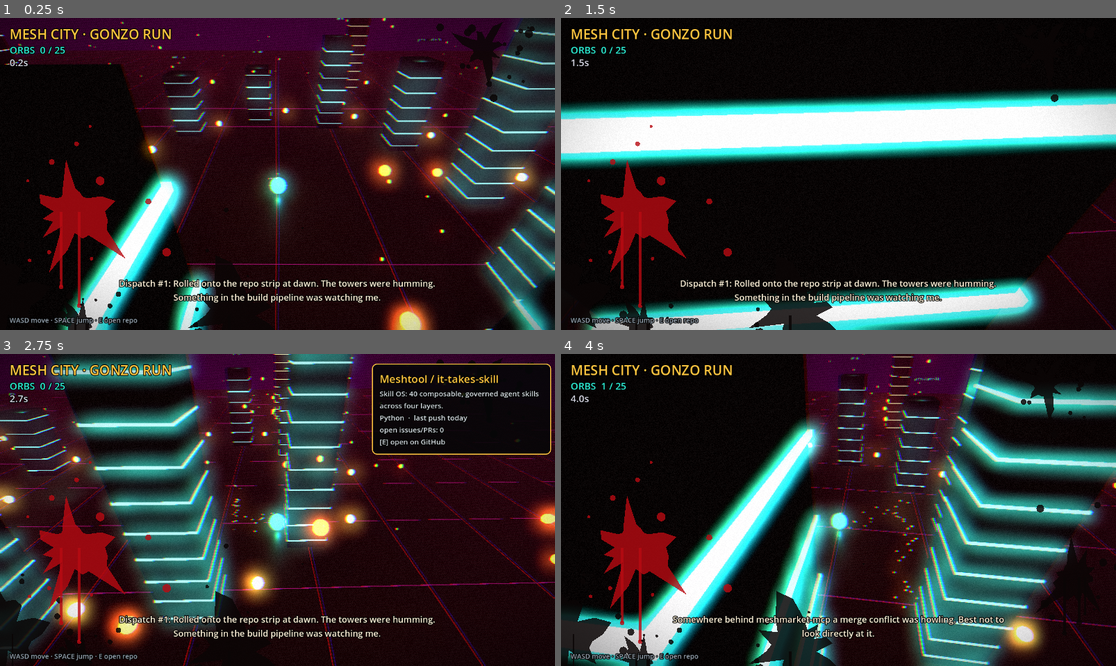
Above: before the commit, frames 1-4 (two rows, left to right).
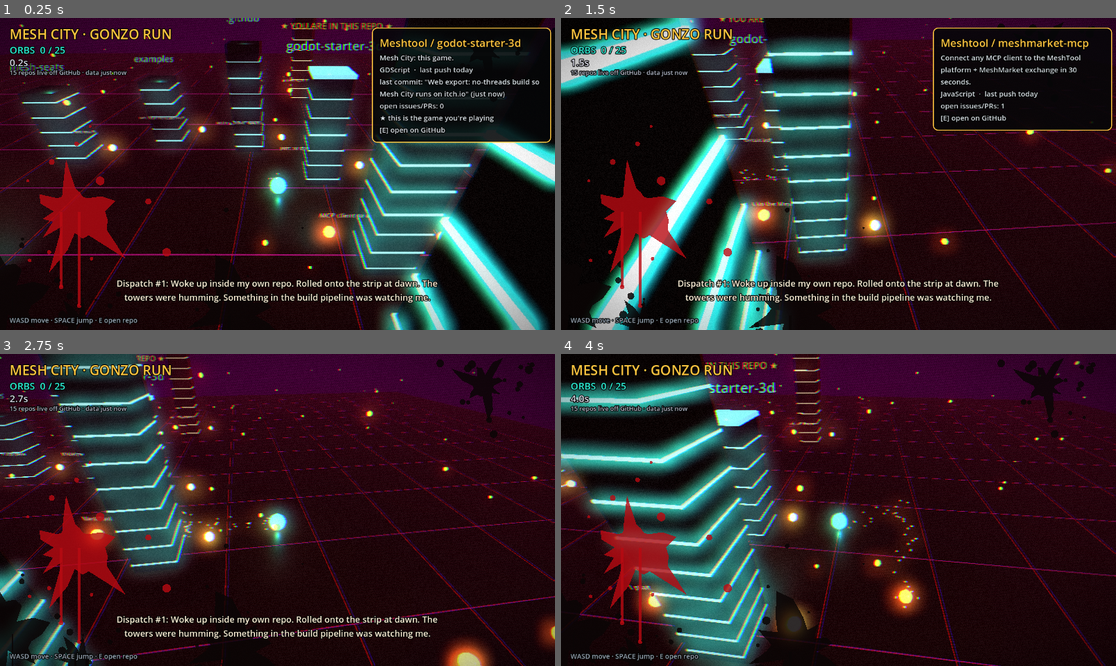
Above: after the commit, the same moments.

Repository: Meshtool/godot-starter-3d
Game: Godot game, scene res://main.tscn
Same seed, same stepped clock (60 frames per second), same inputs: the game is played once before the commit and once after it.
Inputs:
- Up to frame 1 (0.25 s): no input
- Up to frame 2 (1.5 s): tap Enter at 0.5, 1.35 s; hold D (mv_right) 0.53-1.28 s; hold E (open_repo) 0.53-1.28 s; tap Space (mv_jump) at 0.77 s; hold S (mv_back) from 1.28 s (still down)
- Up to frame 3 (2.75 s): tap Space (mv_jump) at 1.52 s; release S (mv_back) at 2.03 s; hold D (mv_right) from 2.03 s (still down); hold E (open_repo) from 2.03 s (still down)
- Up to frame 4 (4 s): release D (mv_right) at 2.78 s; release E (open_repo) at 2.78 s; hold W (mv_fwd) 2.78-3.53 s; tap Enter at 2.85 s; tap Space (mv_jump) at 3.02, 3.77 s; hold A (mv_left) from 3.53 s (still down); hold E (open_repo) from 3.53 s (still down)

The runs differ from the first frame. In frame 1, 61% of the frame differs, in the area x 0-100%, y 0-100%; in frame 2, 66%; in frame 3, 48%; in frame 4, 68%.

Commit message:
Repo shows itself in the game: commit tickers, named issue orbs, language roofs, self tower
fetch_repos.py now pulls each repo's latest commit, open issue/PR titles,
topics and homepage (best-effort per repo, public only, snapshot fallback kept).
Towers scroll their last commit, orbs carry #n tags and read the title on pickup,
cards show commit/topics/items, HUD shows data freshness, and the player spawns
at the door of this game's own repo. Demo run verified: 15 towers, 25 orbs, synced.

Co-Authored-By: Claude Opus 5.5 <noreply@anthropic.com>
Claude-Session: https://claude.ai/code/session_01MgNxVZHFd7e9QxUicJ6U3u

Diff:
--- a/data/repos.json
+++ b/data/repos.json
@@ -1,20 +1,188 @@
 {
-  "generated": "2026-11-05T14:40:00Z",
-  "repos": [
-    {"org":"Meshtool","name":"meshmarket-mcp","desc":"Connect any MCP client to the MeshTool platform + MeshMarket exchange in 30 seconds.","lang":"JavaScript","size":165,"issues":1,"stars":0,"pushed":"2026-10-29T10:05:47Z","archived":false,"url":"https://github.com/Meshtool/meshmarket-mcp"},
-    {"org":"Meshtool","name":"it-takes-skill","desc":"Skill OS: 40 composable, governed agent skills across four layers.","lang":"Python","size":259,"issues":0,"stars":0,"pushed":"2026-10-28T10:43:06Z","archived":false,"url":"https://github.com/Meshtool/it-takes-skill"},
-    {"org":"Meshtool","name":"meshtool-vm","desc":"Local VM where an agent finishes your loose ends, inside a sandbox you control.","lang":"JavaScript","size":88,"issues":2,"stars":0,"pushed":"2026-11-03T09:29:01Z","archived":false,"url":"https://github.com/Meshtool/meshtool-vm"},
-    {"org":"Meshtool","name":"meshtool-sdk","desc":"TypeScript SDK and CLI for the MeshTool API. Published as @meshtool/sdk.","lang":"TypeScript","size":47,"issues":0,"stars":0,"pushed":"2026-10-28T10:43:58Z","archived":false,"url":"https://github.com/Meshtool/meshtool-sdk"},
-    {"org":"Meshtool","name":"meshtool-skills","desc":"Public skill packs for the Meshtool estate.","lang":"Python","size":33,"issues":0,"stars":0,"pushed":"2026-10-29T11:31:08Z","archived":false,"url":"https://github.com/Meshtool/meshtool-skills"},
-    {"org":"Meshtool","name":"devdesk","desc":"Build cockpit over your repos and agents.","lang":"","size":6,"issues":0,"stars":0,"pushed":"2026-11-01T02:22:00Z","archived":false,"url":"https://github.com/Meshtool/devdesk"},
-    {"org":"Meshtool","name":"gate","desc":"One front door for agents into the brain.","lang":"","size":4,"issues":0,"stars":0,"pushed":"2026-11-01T02:23:20Z","archived":false,"url":"https://github.com/Meshtool/gate"},
-    {"org":"Meshtool","name":"mesh-seats","desc":"Per-agent memory and soul files.","lang":"","size":4,"issues":0,"stars":0,"pushed":"2026-11-01T02:24:40Z","archived":false,"url":"https://github.com/Meshtool/mesh-seats"},
-    {"org":"Meshtool","name":"examples","desc":"Copy-paste starters. One command each.","lang":"","size":4,"issues":0,"stars":0,"pushed":"2026-11-01T02:19:20Z","archived":false,"url":"https://github.com/Meshtool/examples"},
-    {"org":"Meshtool","name":".github","desc":"Meshtool org profile: README, laws, and front door.","lang":"","size":18,"issues":0,"stars":0,"pushed":"2026-11-04T05:44:59Z","archived":false,"url":"https://github.com/Meshtool/.github"},
-    {"org":"Meshtool","name":"godot-starter-3d","desc":"Mesh City: this game.","lang":"GDScript","size":10,"issues":0,"stars":0,"pushed":"2026-11-05T14:39:50Z","archived":false,"url":"https://github.com/Meshtool/godot-starter-3d"},
-    {"org":"RightOnPar-LLC","name":"creator-os-runtime","desc":"Control-plane runtime for creator-os: grants, vault, deploy, cog, ledger.","lang":"JavaScript","size":1445,"issues":5,"stars":0,"pushed":"2026-11-05T00:54:00Z","archived":false,"url":"https://github.com/RightOnPar-LLC/creator-os-runtime"},
-    {"org":"RightOnPar-LLC","name":"hideout","desc":"Finds where malware hides on a Windows PC, and follows the money after a scam.","lang":"Rust","size":618,"issues":0,"stars":0,"pushed":"2026-10-30T12:21:21Z","archived":false,"url":"https://github.com/RightOnPar-LLC/hideout"},
-    {"org":"RightOnPar-LLC","name":"edge-revenue-mcp","desc":"Offline-first edge payments MCP with a local append-only ledger.","lang":"Rust","size":49,"issues":0,"stars":0,"pushed":"2026-10-04T05:24:54Z","archived":true,"url":"https://github.com/RightOnPar-LLC/edge-revenue-mcp"},
-    {"org":"RightOnPar-LLC","name":".github","desc":"RightOnPar org profile.","lang":"","size":90,"issues":2,"stars":0,"pushed":"2026-10-24T13:21:09Z","archived":false,"url":"https://github.com/RightOnPar-LLC/.github"}
-  ]
+ "generated": "2026-11-05T14:40:00Z",
+ "self": "Meshtool/godot-starter-3d",
+ "repos": [
+  {
+   "org": "Meshtool",
+   "name": "meshmarket-mcp",
+   "desc": "Connect any MCP client to the MeshTool platform + MeshMarket exchange in 30 seconds.",
+   "lang": "JavaScript",
+   "size": 165,
+   "issues": 1,
+   "stars": 0,
+   "pushed": "2026-10-29T10:05:47Z",
+   "archived": false,
+   "url": "https://github.com/Meshtool/meshmarket-mcp"
+  },
+  {
+   "org": "Meshtool",
+   "name": "it-takes-skill",
+   "desc": "Skill OS: 40 composable, governed agent skills across four layers.",
+   "lang": "Python",
+   "size": 259,
+   "issues": 0,
+   "stars": 0,
+   "pushed": "2026-10-28T10:43:06Z",
+   "archived": false,
+   "url": "https://github.com/Meshtool/it-takes-skill"
+  },
+  {
+   "org": "Meshtool",
+   "name": "meshtool-vm",
+   "desc": "Local VM where an agent finishes your loose ends, inside a sandbox you control.",
+   "lang": "JavaScript",
+   "size": 88,
+   "issues": 2,
+   "stars": 0,
+   "pushed": "2026-11-03T09:29:01Z",
+   "archived": false,
+   "url": "https://github.com/Meshtool/meshtool-vm"
+  },
+  {
+   "org": "Meshtool",
+   "name": "meshtool-sdk",
+   "desc": "TypeScript SDK and CLI for the MeshTool API. Published as @meshtool/sdk.",
+   "lang": "TypeScript",
+   "size": 47,
+   "issues": 0,
+   "stars": 0,
+   "pushed": "2026-10-28T10:43:58Z",
+   "archived": false,
+   "url": "https://github.com/Meshtool/meshtool-sdk"
+  },
+  {
+   "org": "Meshtool",
+   "name": "meshtool-skills",
+   "desc": "Public skill packs for the Meshtool estate.",
+   "lang": "Python",
+   "size": 33,
+   "issues": 0,
+   "stars": 0,
+   "pushed": "2026-10-29T11:31:08Z",
+   "archived": false,
+   "url": "https://github.com/Meshtool/meshtool-skills"
+  },
+  {
+   "org": "Meshtool",
+   "name": "devdesk",
+   "desc": "Build cockpit over your repos and agents.",
+   "lang": "",
+   "size": 6,
+   "issues": 0,
+   "stars": 0,
+   "pushed": "2026-11-01T02:22:00Z",
+   "archived": false,
+   "url": "https://github.com/Meshtool/devdesk"
+  },
+  {
+   "org": "Meshtool",
+   "name": "gate",
+   "desc": "One front door for agents into the brain.",
+   "lang": "",
+   "size": 4,
+   "issues": 0,
+   "stars": 0,
+   "pushed": "2026-11-01T02:23:20Z",
+   "archived": false,
+   "url": "https://github.com/Meshtool/gate"
+  },
+  {
+   "org": "Meshtool",
+   "name": "mesh-seats",
+   "desc": "Per-agent memory and soul files.",
+   "lang": "",
+   "size": 4,
+   "issues": 0,
+   "stars": 0,
+   "pushed": "2026-11-01T02:24:40Z",
+   "archived": false,
+   "url": "https://github.com/Meshtool/mesh-seats"
+  },
+  {
+   "org": "Meshtool",
+   "name": "examples",
+   "desc": "Copy-paste starters. One command each.",
+   "lang": "",
+   "size": 4,
+   "issues": 0,
+   "stars": 0,
+   "pushed": "2026-11-01T02:19:20Z",
+   "archived": false,
+   "url": "https://github.com/Meshtool/examples"
+  },
+  {
+   "org": "Meshtool",
+   "name": ".github",
+   "desc": "Meshtool org profile: README, laws, and front door.",
+   "lang": "",
+   "size": 18,
+   "issues": 0,
+   "stars": 0,
+   "pushed": "2026-11-04T05:44:59Z",
+   "archived": false,
+   "url": "https://github.com/Meshtool/.github"
+  },
+  {
+   "org": "Meshtool",
+   "name": "godot-starter-3d",
+   "desc": "Mesh City: this game.",
+   "lang": "GDScript",
+   "size": 10,
+   "issues": 0,
+   "stars": 0,
+   "pushed": "2026-11-14T01:43:09Z",
+   "archived": false,
+   "url": "https://github.com/Meshtool/godot-starter-3d",
+   "commit": "Web export: no-threads build so Mesh City runs on itch.io",
+   "commit_at": "2026-11-14T01:43:09Z"
+  },
+  {
+   "org": "RightOnPar-LLC",
+   "name": "creator-os-runtime",
+   "desc": "Control-plane runtime for creator-os: grants, vault, deploy, cog, ledger.",
+   "lang": "JavaScript",
+   "size": 1445,
+   "issues": 5,
+   "stars": 0,
+   "pushed": "2026-11-05T00:54:00Z",
+   "archived": false,
+   "url": "https://github.com/RightOnPar-LLC/creator-os-runtime"
+  },
+  {
+   "org": "RightOnPar-LLC",
+   "name": "hideout",
+   "desc": "Finds where malware hides on a Windows PC, and follows the money after a scam.",
+   "lang": "Rust",
+   "size": 618,
+   "issues": 0,
+   "stars": 0,
+   "pushed": "2026-10-30T12:21:21Z",
+   "archived": false,
+   "url": "https://github.com/RightOnPar-LLC/hideout"
+  },
+  {
+   "org": "RightOnPar-LLC",
+   "name": "edge-revenue-mcp",
+   "desc": "Offline-first edge payments MCP with a local append-only ledger.",
+   "lang": "Rust",
+   "size": 49,
+   "issues": 0,
+   "stars": 0,
+   "pushed": "2026-10-04T05:24:54Z",
+   "archived": true,
+   "url": "https://github.com/RightOnPar-LLC/edge-revenue-mcp"
+  },
+  {
+   "org": "RightOnPar-LLC",
+   "name": ".github",
+   "desc": "RightOnPar org profile.",
+   "lang": "",
+   "size": 90,
+   "issues": 2,
+   "stars": 0,
+   "pushed": "2026-10-24T13:21:09Z",
+   "archived": false,
+   "url": "https://github.com/RightOnPar-LLC/.github"
+  }
+ ]
 }
--- a/main.gd
+++ b/main.gd
@@ -19,6 +19,11 @@
 var player: CharacterBody3D
 var cam: Camera3D
 var towers: Array = []   # {node, repo, pos}
+var tickers: Array = []  # {label, text, off} — each tower scrolls its own last commit
+var ticker_clock := 0.0
+var self_repo := ""      # "org/name" of this game's own repo (from repos.json)
+var self_pos = null
+var data_generated := ""
 var orbs: Array = []     # Area3D
 var total_orbs := 0
 var collected := 0
@@ -30,6 +35,7 @@
 var hud_title: Label
 var hud_count: Label
 var hud_time: Label
+var hud_data: Label
 var card: PanelContainer
 var card_title: Label
 var card_body: Label
@@ -50,6 +56,7 @@
 	_build_city(repos)
 	_build_player()
 	_build_hud()
+	hud_data.text = "%d repos live off GitHub · data %s" % [towers.size(), _ago(data_generated)]
 	print("=== Mesh City ready: %d towers, %d orbs ===" % [towers.size(), total_orbs])
 
 
@@ -154,7 +161,27 @@
 	var parsed = JSON.parse_string(FileAccess.get_file_as_string(DATA_PATH))
 	if typeof(parsed) != TYPE_DICTIONARY:
 		return []
+	self_repo = parsed.get("self", "Meshtool/godot-starter-3d")
+	data_generated = parsed.get("generated", "")
 	return parsed.get("repos", [])
+
+
+func _ago(iso: String) -> String:
+	var d := _days_since(iso)
+	if d >= 999.0:
+		return "?"
+	if d < 1.0 / 24.0:
+		return "just now"
+	if d < 1.0:
+		return "%dh ago" % int(d * 24.0)
+	return "%dd ago" % int(d)
+
+
+const LANG_COLORS := {
+	"JavaScript": Color(0.95, 0.85, 0.2), "TypeScript": Color(0.2, 0.5, 0.95),
+	"Python": Color(0.25, 0.55, 0.85), "Rust": Color(0.85, 0.45, 0.25),
+	"GDScript": Color(0.35, 0.6, 0.75), "Go": Color(0.0, 0.68, 0.84),
+}
 
 
 func _days_since(iso: String) -> float:
@@ -242,27 +269,74 @@
 	beacon.position.y = height + 0.8
 	body.add_child(beacon)
 
+	var full := "%s/%s" % [repo.get("org", ""), repo.get("name", "")]
+	var is_self := full == self_repo
+
+	# the repo's name, big enough to read from the street
 	var label := Label3D.new()
 	label.text = repo.get("name", "?")
-	label.font_size = 48
-	label.outline_size = 10
-	label.modulate = color.lightened(0.3)
+	label.font_size = 72
+	label.pixel_size = 0.01
+	label.outline_size = 14
+	label.modulate = color.lightened(0.35)
 	label.billboard = BaseMaterial3D.BILLBOARD_ENABLED
-	label.position.y = height + 1.4
+	label.position.y = height + 1.6
 	body.add_child(label)
+
+	# language cap: the roof is painted in the repo's language
+	var lang: String = repo.get("lang", "")
+	if lang != "":
+		var cap := MeshInstance3D.new()
+		var cm := BoxMesh.new()
+		cm.size = Vector3(2.6, 0.25, 2.6)
+		cap.mesh = cm
+		cap.position.y = height + 0.12
+		var lc: Color = LANG_COLORS.get(lang, Color(0.8, 0.8, 0.85))
+		cap.material_override = _mat(lc, lc, 1.6, 0.0)
+		body.add_child(cap)
+
+	# ticker: the tower scrolls its own last commit, facing the street
+	var msg: String = repo.get("commit", "")
+	if msg == "":
+		msg = repo.get("desc", "")
+	if msg != "":
+		var tk := Label3D.new()
+		tk.font_size = 34
+		tk.pixel_size = 0.01
+		tk.outline_size = 8
+		tk.modulate = Color(1, 0.95, 0.8)
+		tk.billboard = BaseMaterial3D.BILLBOARD_FIXED_Y
+		var toward := -pos.normalized() if pos.length() > 0.1 else Vector3.FORWARD
+		tk.position = toward * 1.5 + Vector3(0, minf(height * 0.5, 3.0), 0)
+		body.add_child(tk)
+		tickers.append({"label": tk, "text": "   ▸ " + msg + "   ", "off": randi() % 20})
+
+	if is_self:  # this game is a repo too — and you're standing in it
+		var crown := Label3D.new()
+		crown.text = "★ YOU ARE IN THIS REPO ★"
+		crown.font_size = 48
+		crown.pixel_size = 0.01
+		crown.outline_size = 10
+		crown.modulate = GOLD
+		crown.billboard = BaseMaterial3D.BILLBOARD_ENABLED
+		crown.position.y = height + 2.6
+		body.add_child(crown)
+		self_pos = pos
 
 	add_child(body)
 	towers.append({"node": body, "repo": repo, "pos": pos})
 
-	# orbs: one per open issue/PR, plus one for showing up
-	var n := int(repo.get("issues", 0)) + 1
+	# orbs: one per open issue/PR (named, when the data has titles), plus one for showing up
+	var items: Array = repo.get("items", [])
+	var n := maxi(int(repo.get("issues", 0)), items.size()) + 1
 	for k in n:
 		var a := TAU * float(k) / float(n)
 		var opos := pos + Vector3(cos(a) * 3.0, 1.2 + (k % 3) * 0.9, sin(a) * 3.0)
-		_spawn_orb(opos, LAVA if k > 0 else GOLD)
-
-
-func _spawn_orb(at: Vector3, color: Color) -> void:
+		var item = items[k - 1] if k > 0 and k - 1 < items.size() else null
+		_spawn_orb(opos, LAVA if k > 0 else GOLD, repo, item)
+
+
+func _spawn_orb(at: Vector3, color: Color, repo: Dictionary, item) -> void:
 	var orb := Area3D.new()
 	orb.position = at
 	var col := CollisionShape3D.new()
@@ -277,6 +351,18 @@
 	m.mesh = sm
 	m.material_override = _mat(color, color, 4.0, 0.0)
 	orb.add_child(m)
+	orb.set_meta("repo", repo.get("name", "the strip"))
+	if item != null:
+		orb.set_meta("item", item)
+		var tag := Label3D.new()
+		tag.text = "%s#%d" % ["PR " if item.get("pr", false) else "", int(item.get("n", 0))]
+		tag.font_size = 28
+		tag.pixel_size = 0.01
+		tag.outline_size = 6
+		tag.modulate = color.lightened(0.4)
+		tag.billboard = BaseMaterial3D.BILLBOARD_ENABLED
+		tag.position.y = 0.6
+		orb.add_child(tag)
 	orb.set_meta("base_y", at.y)
 	orb.set_meta("phase", randf() * TAU)
 	orb.body_entered.connect(_on_orb.bind(orb))
@@ -324,6 +410,9 @@
 	light.omni_range = 7.0
 	player.add_child(light)
 	add_child(player)
+	if self_pos != null:  # start at the door of this game's own repo
+		var sp: Vector3 = self_pos
+		player.position = sp + (-sp.normalized()) * 4.0 + Vector3(0, 1.5, 0)
 
 	cam = Camera3D.new()
 	cam.fov = 65
@@ -380,6 +469,14 @@
 		dispatch_timer -= delta
 		dispatch.modulate.a = clampf(dispatch_timer, 0.0, 1.0)
 
+	ticker_clock += delta
+	if ticker_clock > 0.14:
+		ticker_clock = 0.0
+		for tk in tickers:
+			var txt: String = tk.text
+			tk.off = (tk.off + 1) % txt.length()
+			tk.label.text = (txt + txt).substr(tk.off, 24)
+
 	if not finished:
 		elapsed += delta
 	hud_time.text = "%.1fs" % elapsed
@@ -399,14 +496,13 @@
 	orb.queue_free()
 	collected += 1
 	splats.splat(true)
-	var repo_name := "the strip"
-	var best_d := 1e9
-	for tw in towers:
-		var d: float = tw.pos.distance_to(orb.position)
-		if d < best_d:
-			best_d = d
-			repo_name = tw.repo.get("name", repo_name)
-	_say(DISPATCHES[randi() % DISPATCHES.size()].replace("{repo}", repo_name))
+	var repo_name: String = orb.get_meta("repo", "the strip")
+	if orb.has_meta("item"):
+		var it: Dictionary = orb.get_meta("item")
+		_say("Pocketed %s#%d off %s: \"%s\". It's still open out there. Somebody should close it." % [
+			"PR " if it.get("pr", false) else "issue ", int(it.get("n", 0)), repo_name, it.get("title", "")])
+	else:
+		_say(DISPATCHES[randi() % DISPATCHES.size()].replace("{repo}", repo_name))
 	if collected >= total_orbs and not finished:
 		finished = true
 		banner.text = "ESTATE SYNCED. THE FEVER BROKE.  %.1fs" % elapsed
@@ -429,6 +525,9 @@
 	hud_time = _label("", 20, Color(0.85, 0.85, 0.9))
 	hud_time.position = Vector2(20, 78)
 	ui.add_child(hud_time)
+	hud_data = _label("", 13, Color(0.7, 0.72, 0.78))
+	hud_data.position = Vector2(20, 104)
+	ui.add_child(hud_data)
 	var help := _label("WASD move · SPACE jump · E open repo", 14, Color(0.6, 0.65, 0.7))
 	help.anchor_top = 1.0
 	help.anchor_bottom = 1.0
@@ -499,7 +598,7 @@
 	fx.add_child(splats)
 	for i in 5:
 		splats.splat(false)  # the page is never clean
-	_say("Dispatch #1: Rolled onto the repo strip at dawn. The towers were humming. Something in the build pipeline was watching me.")
+	_say("Dispatch #1: Woke up inside my own repo. Rolled onto the strip at dawn. The towers were humming. Something in the build pipeline was watching me.")
 
 
 func _update_card() -> void:
@@ -520,7 +619,18 @@
 	var lines := [best.get("desc", "")]
 	var lang: String = best.get("lang", "")
 	lines.append("%s  ·  last push %s" % [lang if lang != "" else "—", fresh])
+	var commit: String = best.get("commit", "")
+	if commit != "":
+		lines.append("last commit: \"%s\" (%s)" % [commit, _ago(best.get("commit_at", best.get("pushed", "")))])
+	var topics: Array = best.get("topics", [])
+	if not topics.is_empty():
+		lines.append("#" + "  #".join(PackedStringArray(topics)))
 	lines.append("open issues/PRs: %d%s" % [int(best.get("issues", 0)), "   [archived]" if best.get("archived", false) else ""])
+	var items: Array = best.get("items", [])
+	for i in mini(items.size(), 3):
+		lines.append("  · %s#%d %s" % ["PR " if items[i].get("pr", false) else "", int(items[i].get("n", 0)), items[i].get("title", "")])
+	if "%s/%s" % [best.get("org", ""), best.get("name", "")] == self_repo:
+		lines.append("★ this is the game you're playing")
 	lines.append("[E] open on GitHub")
 	card_body.text = "\n".join(lines)
 	card.visible = true
